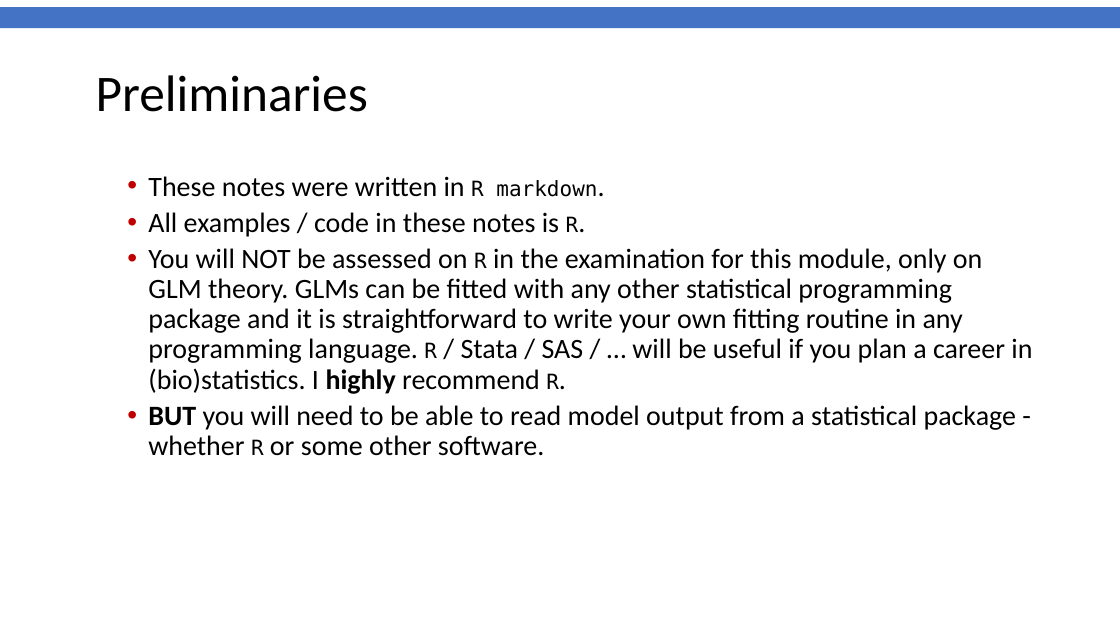
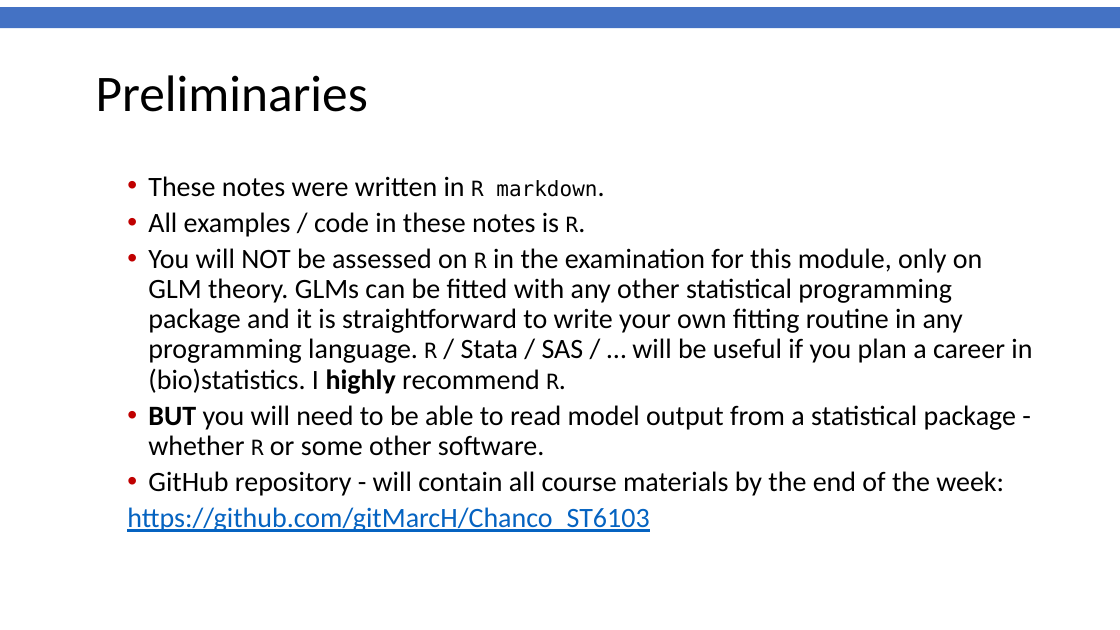
Before and after one commit to gitMarcH/Chanco_ST6103, a slide deck: slide 2 of Chanco_ST6103_GLM_2019_Henrion_Session1.pptx. Drawn at 1120x630 pixels with LibreOffice and Linux fonts; fonts in the diff are those of the drawing; background and template pictures are left out. Boxes give left, top, right and bottom in pixels: in the first picture for what was removed or moved away, otherwise in the second. Text is boxed around its words. In the diff, an @@ line names an element or a change of style, - is before the commit and + after.

```diff
--- a/Chanco_ST6103_GLM_2019_Henrion_Session1.pptx
+++ b/Chanco_ST6103_GLM_2019_Henrion_Session1.pptx
@@ text at bbox=[127, 471, 1004, 532]: paragraphs added @@
+  • GitHub repository - will contain all course materials by the end of the week:
+  https://github.com/gitMarcH/Chanco_ST6103
```
Also in this commit, not shown: 1 other file.
